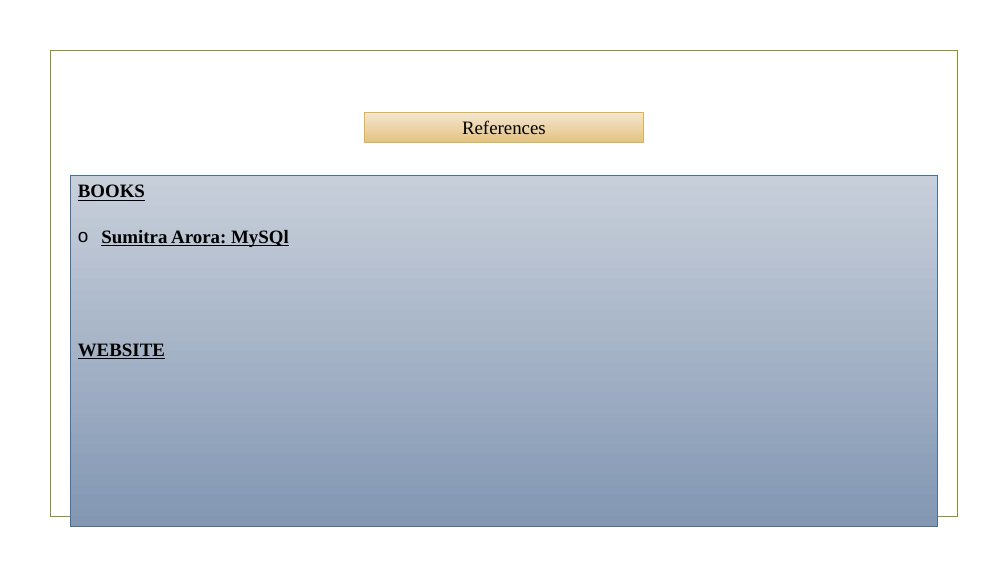
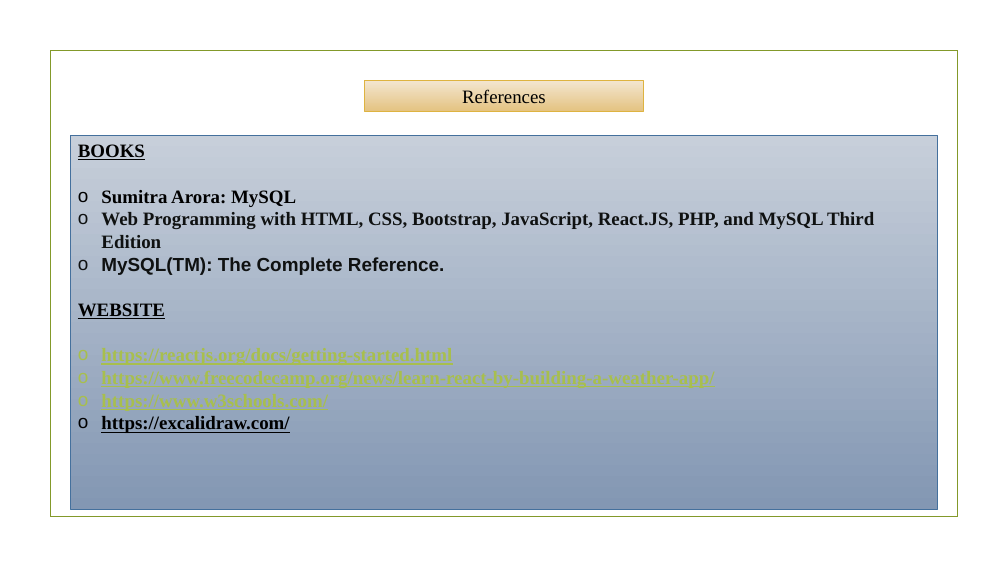
Before and after one commit to shubhankarsharma876/weather-forecast, a slide deck: slide 11 of ppt.pptx (slide 7 before the commit). Drawn at 1008x567 pixels with LibreOffice and Linux fonts; fonts in the diff are those of the drawing; background and template pictures are left out. Boxes give left, top, right and bottom in pixels: in the first picture for what was removed or moved away, otherwise in the second. Text is boxed around its words. In the diff, an @@ line names an element or a change of style, - is before the commit and + after.

```diff
--- a/ppt.pptx
+++ b/ppt.pptx
@@ rectangle "References": place and size @@
-rectangle "References" at box(365, 113, 644, 143)
+rectangle "References" at box(365, 81, 644, 111)
@@ rectangle "BOOKS": place and size @@
-rectangle "BOOKS" at box(70, 175, 938, 526)
+rectangle "BOOKS" at box(70, 135, 938, 510)
@@ text in rectangle at box(101, 190, 874, 275): text changed; text colour #000000 to #0F1111 @@
-o Sumitra Arora: MySQl
+o Sumitra Arora: MySQL
+o Web Programming with HTML, CSS, Bootstrap, JavaScript, React.JS, PHP, and MySQL Third Edition
+o MySQL(TM): The Complete Reference.
@@ text in rectangle at box(101, 348, 714, 433): paragraphs added @@
+o https://reactjs.org/docs/getting-started.html
+o https://www.freecodecamp.org/news/learn-react-by-building-a-weather-app/
+o https://www.w3schools.com/
+o https://excalidraw.com/
```
Also in this commit, not shown: 4 slides added.
